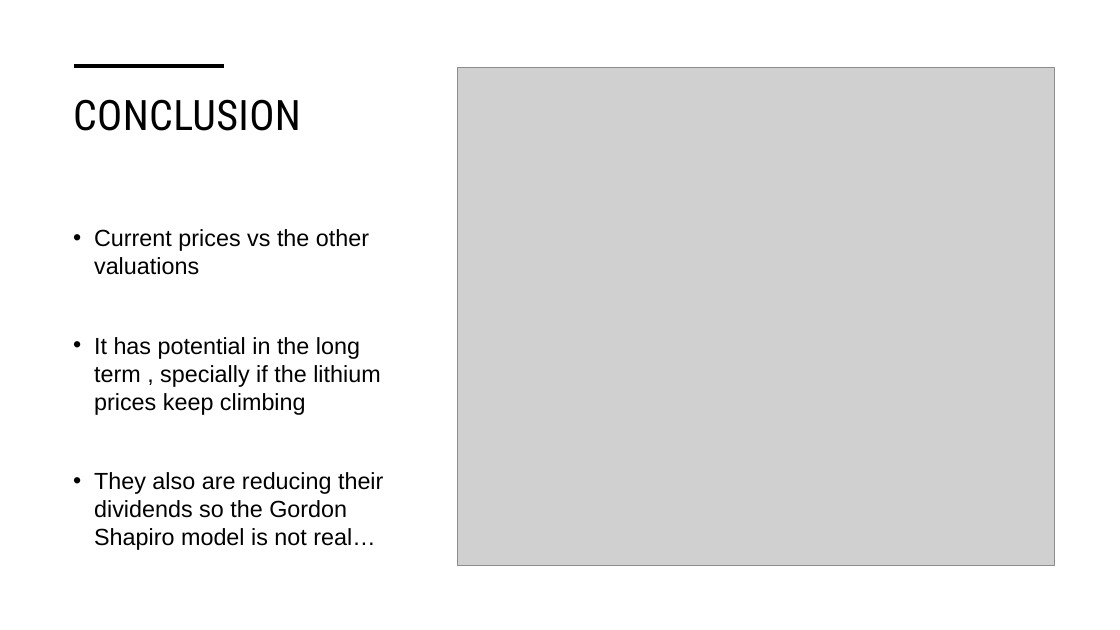
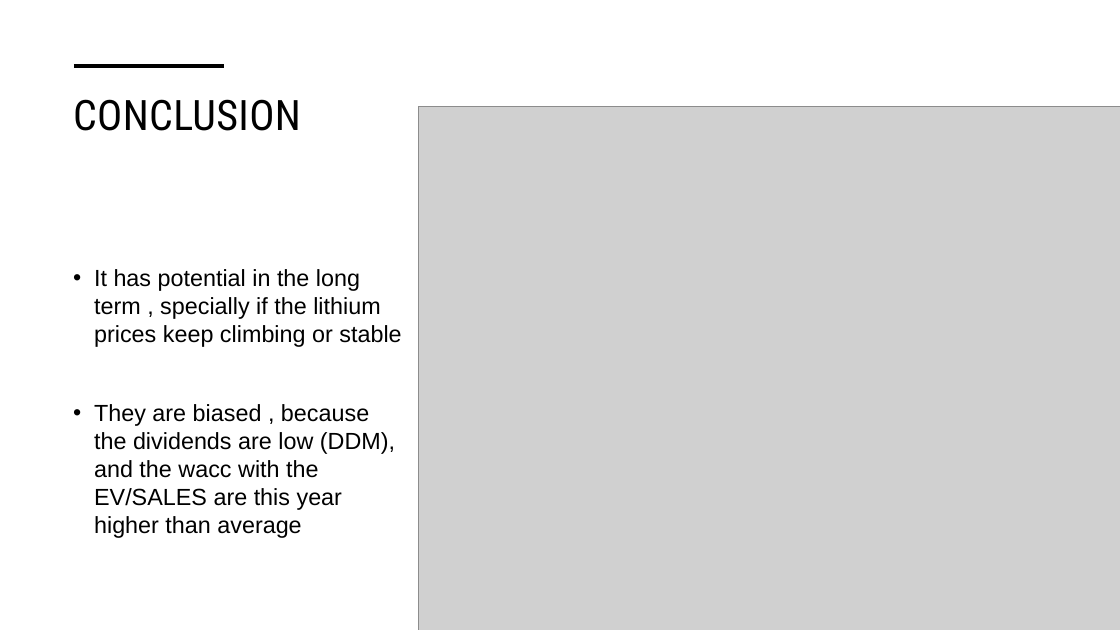
Before and after one commit to yanntouret/IAE_METZ_2026_EMPIRICAL_FINANCLE, a slide deck: slide 10 of PRESENTATION/Soquimich (SQM) – Empirical Finance &.pptx (slide 9 before the commit). Drawn at 1120x630 pixels with LibreOffice and Linux fonts; fonts in the diff are those of the drawing; grey boxes stand for pictures. Boxes give left, top, right and bottom in pixels: in the first picture for what was removed or moved away, otherwise in the second. Text is boxed around its words. In the diff, an @@ line names an element or a change of style, - is before the commit and + after.

```diff
--- a/PRESENTATION/Soquimich (SQM) – Empirical Finance &.pptx
+++ b/PRESENTATION/Soquimich (SQM) – Empirical Finance &.pptx
@@ picture resized from (x1=458, y1=67, x2=1054, y2=565) to (x1=418, y1=107, x2=1120, y2=630) @@
@@ text at (x1=94, y1=269, x2=401, y2=538): text changed @@
-• Current prices vs the other valuations
-• It has potential in the long term , specially if the lithium prices keep climbing
-• They also are reducing their dividends so the Gordon Shapiro model is not real…
+• It has potential in the long term , specially if the lithium prices keep climbing or stable
+• They are biased , because the dividends are low (DDM), and the wacc with the EV/SALES are this year higher than average
```
Also in this commit, not shown: 4 other slides changed, 1 slide added.
